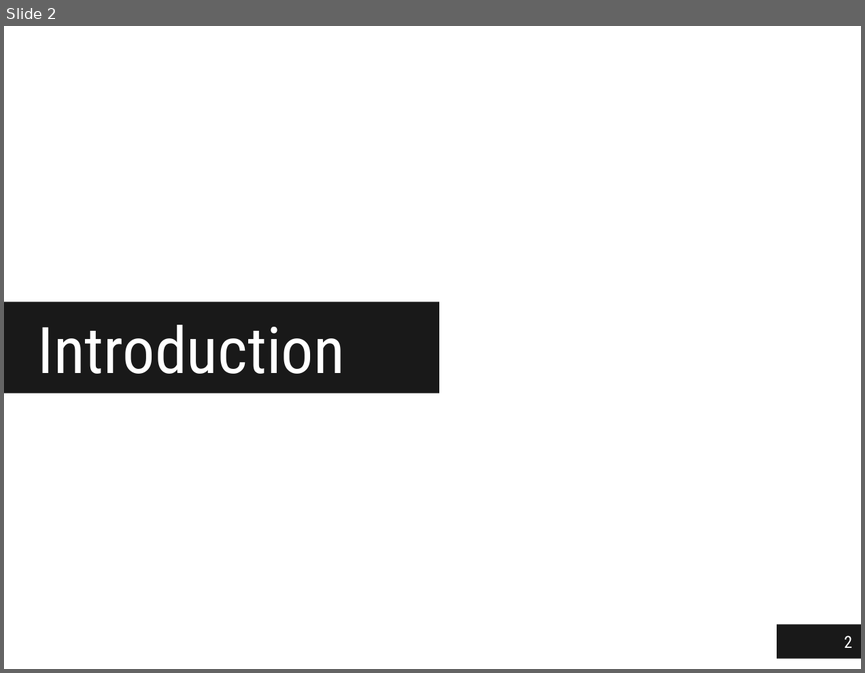
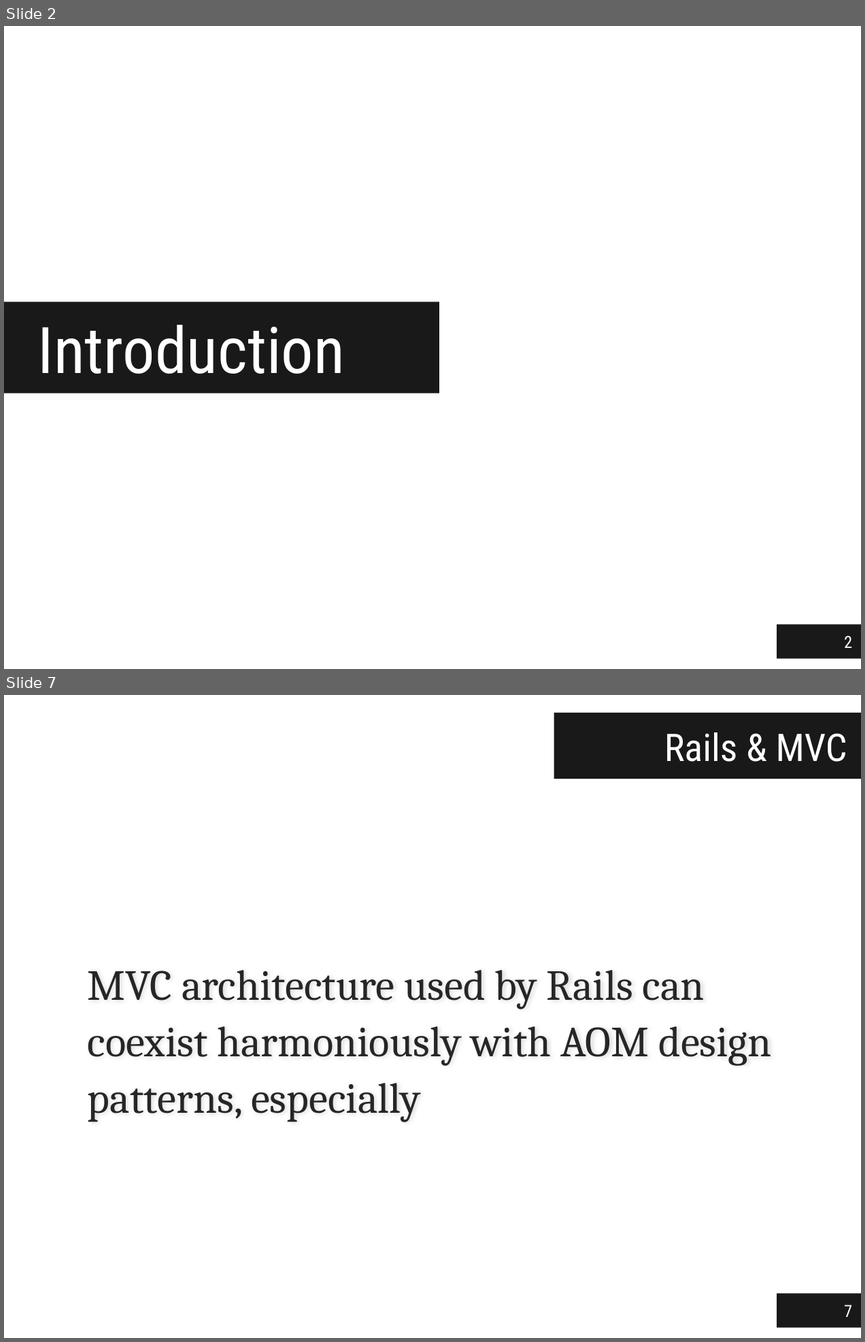
Before and after one commit to jgradim/thesis, a slide deck: presentations/thesis.pptx. Shown one above the other, each under a label of ours: slide 2 before the commit, slides 2 and 7 after it; the slides between them are not shown. The pictures are 865x673 and 865x1342 pixels, drawn with LibreOffice and Linux fonts; fonts in the diff are those of the drawing. Boxes give left, top, right and bottom in pixels: in the first picture for what was removed or moved away, otherwise in the second. Text is boxed around its words. In the diff, an @@ line names an element or a change of style, - is before the commit and + after.

```diff
--- a/presentations/thesis.pptx
+++ b/presentations/thesis.pptx
@@ slide 7 added at [4,695,861,1338], background #FFFFFF @@
@@ title added at [554,713,861,779], fill #000000 at 90% opacity, 32 pt, text #FFFFFF @@
+Rails & MVC
@@ text added at [88,970,772,1122], 36 pt, text #262626 @@
+MVC architecture used by Rails can coexist harmoniously with AOM design patterns, especially
@@ page number added at [777,1293,861,1327], fill #000000 at 90% opacity, 14 pt, text #FFFFFF @@
+7
```
Also in this commit, not shown: 1 slide changed, 8 other slides added, 3 other files.
